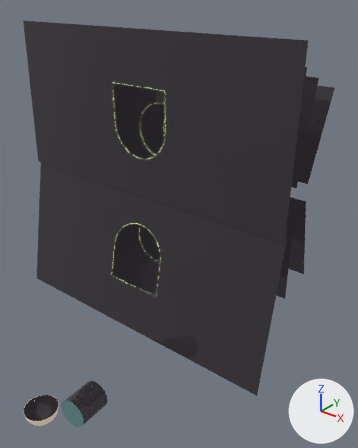
Two versions of the glTF model scroll2/models/P/Tube4.glb, one commit apart.
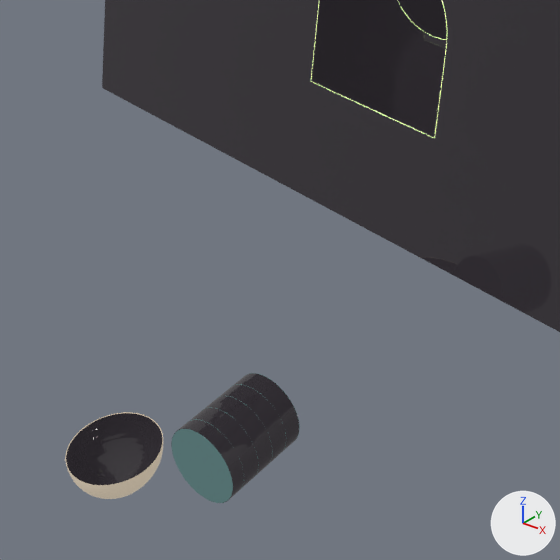
Each version appears first whole from a 50 mm camera at (9.85, -10.95, 6.37) aimed at (0.81, 0.34, -0.63), and next in a close-up on the part from 0% to 56% of the width and 55% to 100% of the height. Lighting does not change. The marker at lower right points along +X, +Y and +Z. Where no turn or scale is listed for an object, it has been applied to the vertices.
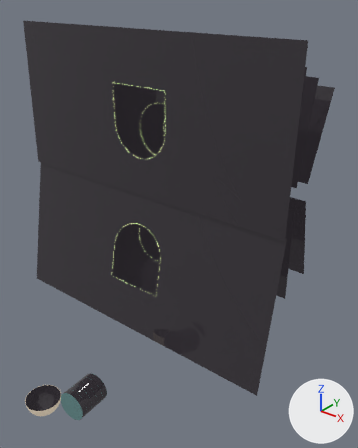
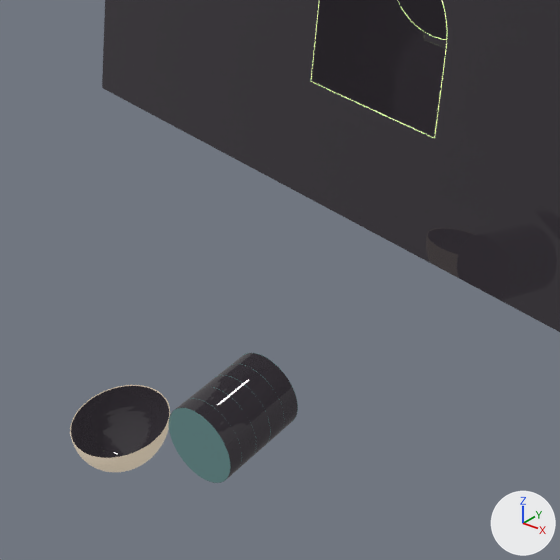
Location of each change, (x1, y1, x2, y2) in pixels of the close-ups (560 x 560 px):
'Cylinder', moved: before (171, 373, 299, 503); after (169, 353, 298, 483)
'Sphere', moved: before (66, 413, 163, 485); after (71, 386, 170, 458)
'Cylinder.001', moved: before (171, 429, 233, 503); after (169, 408, 230, 483)
'Sphere.001', moved: before (65, 412, 163, 499); after (70, 385, 170, 472)
'Circle.016', moved: before (66, 413, 163, 486); after (70, 385, 170, 458)

The change in detail:
Object 'Cylinder' (ob_cylinder) moves from (0.67, -4.0, -5.03) to (0.67, -4.0, -4.74).
Object 'Cylinder.001' (ob_cylinder_001) moves from (0.71, -4.54, -5.01) to (0.71, -4.54, -4.72).
Object 'Sphere' (ob_sphere) moves from (-0.71, -4.66, -5.58) to (-0.5, -4.66, -5.04).
Object 'Sphere.001' (ob_sphere_001) moves from (-0.71, -4.66, -5.57) to (-0.5, -4.66, -5.03).
Object 'Circle.016' (ob_circle_016) moves from (-0.71, -4.66, -5.58) to (-0.5, -4.66, -5.04).
